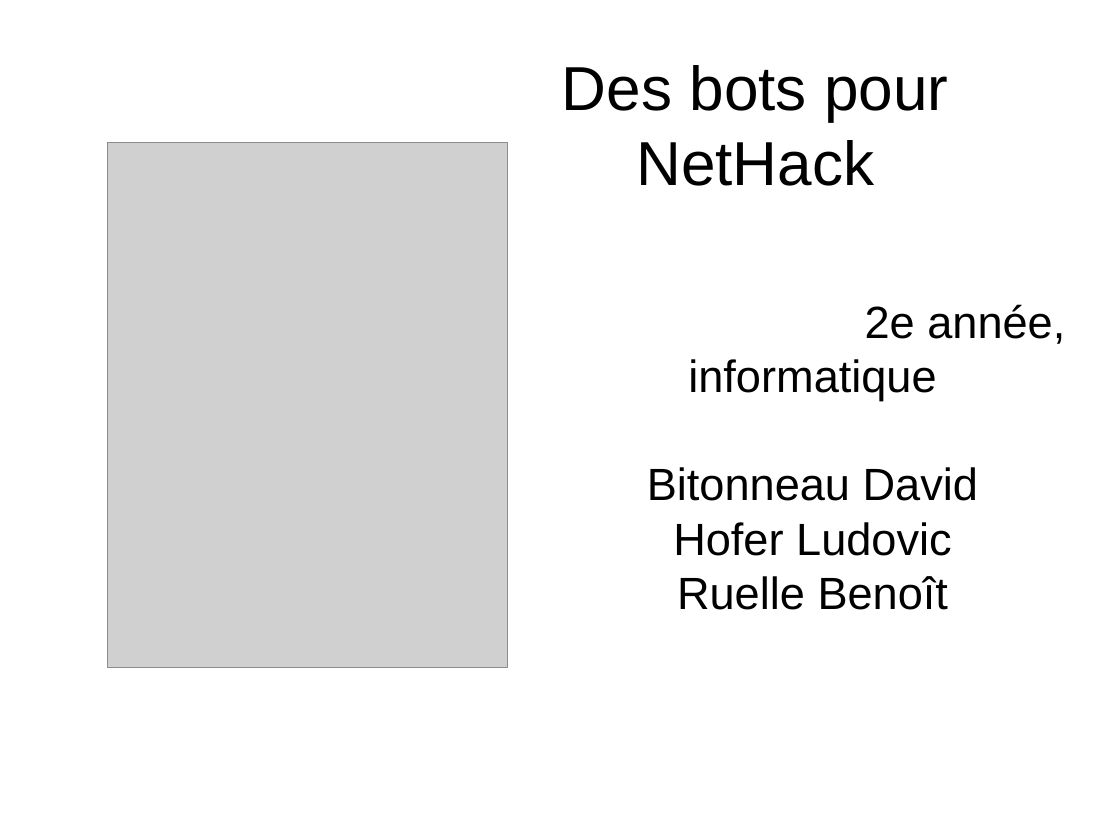
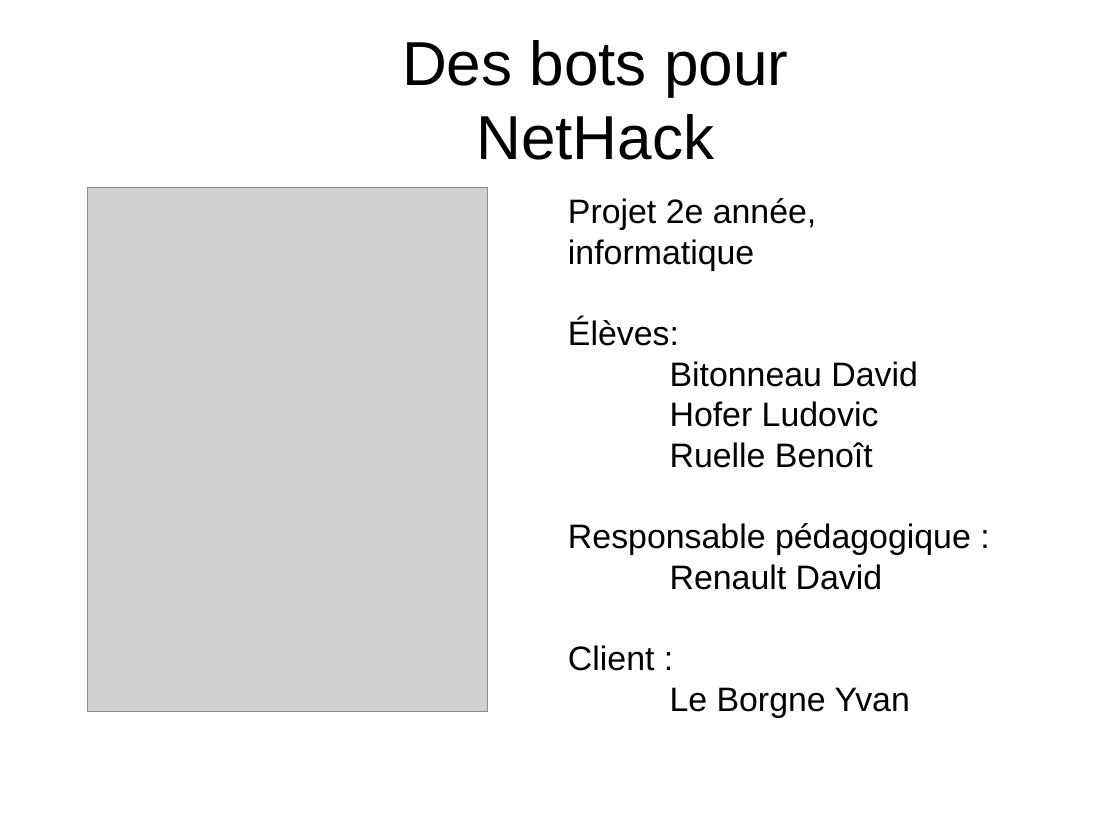
Before and after one commit to medrimonia/PFA-Nethack, a slide deck: slide 1 of papers/soutenance/soutenance.odp. Drawn at 1120x840 pixels with LibreOffice and Linux fonts; fonts in the diff are those of the drawing; grey boxes stand for pictures. Boxes give left, top, right and bottom in pixels: in the first picture for what was removed or moved away, otherwise in the second. Text is boxed around its words. In the diff, an @@ line names an element or a change of style, - is before the commit and + after.

```diff
--- a/papers/soutenance/soutenance.odp
+++ b/papers/soutenance/soutenance.odp
@@ title "Des bots pour NetHack": place and size @@
-title "Des bots pour NetHack" at box(562, 65, 948, 186)
+title "Des bots pour NetHack" at box(402, 40, 788, 160)
@@ picture: place and size @@
-picture at box(108, 142, 508, 668)
+picture at box(88, 187, 489, 712)
@@ subtitle at box(568, 198, 817, 346): text changed; size 32 to 24 pt @@
-2e année,
-informatique
+Projet 2e année, informatique
+Élèves:
@@ subtitle "Projet 2e année, informatique": place and size @@
-subtitle "Projet 2e année, informatique" at box(647, 304, 1065, 610)
+subtitle "Projet 2e année, informatique" at box(568, 198, 971, 718)
@@ subtitle at box(670, 361, 918, 468): size 32 to 24 pt in "Bitonneau David", "Hofer Ludovic", "Ruelle Benoît"; alignment centre to left @@
@@ subtitle at box(568, 523, 971, 718): paragraphs added @@
+Responsable pédagogique :
+Renault David
+Client :
+Le Borgne Yvan
```
Also in this commit, not shown: 1 other slide changed, 5 slides added, 3 slides removed.
